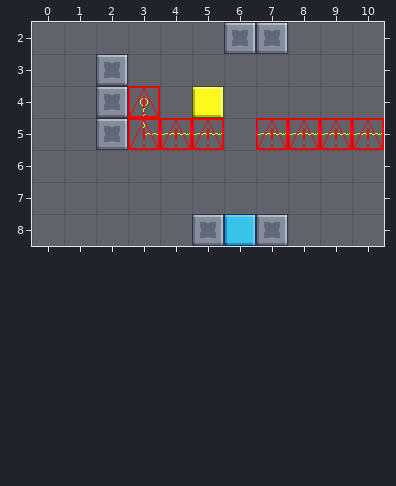
A Tiled map (JSON) gets an edit: Assets/Level_Editor/TileMap/Broom_7.tmj. The picture above was drawn from the file before the commit.
Cells are 32x32 px. Shown: x 0..10, y 2..8.
And afterwards:
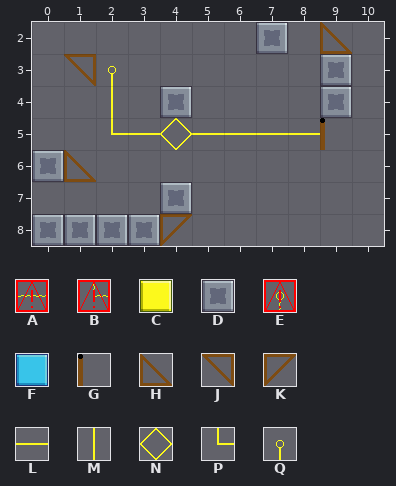
Key: from "tileSet": A 6 "null", B 25 "null", C 32 "block", D 33 "wall", E 37 "null", F 45 "glass", G 92 "door", H 107 "bridge", J 116 "bridge", K 117 "bridge", L 158 "cable_wire", M 167 "cable_wire", N 168 "cable_connect", P 177 "cable_wire", Q 189 "cable_source".
_ is an empty cell.
What changed:
Layer "Blocks":
y 2: x 6 D -> _; x 9 _ -> H
y 3: x 1..2 _D -> J_; x 9 _ -> D
y 4: x 2 D -> _; x 4..5 _C -> D_; x 9 _ -> D
y 5: x 2 D -> _
y 6: x 0..1 __ -> DH
y 7: x 4 _ -> D
y 8: x 0..7 _____DFD -> DDDDK___
Layer "Overlap":
y 3: x 2 _ -> Q
y 4: x 2..3 _E -> M_
y 5: x 2..10 _BAA_AAAA -> PLNLLLLG_
Where, in picture pixels (left, top, right, bottom), the same in both pictures:
changed: (32, 22, 384, 182)
changed: (32, 182, 288, 246)
